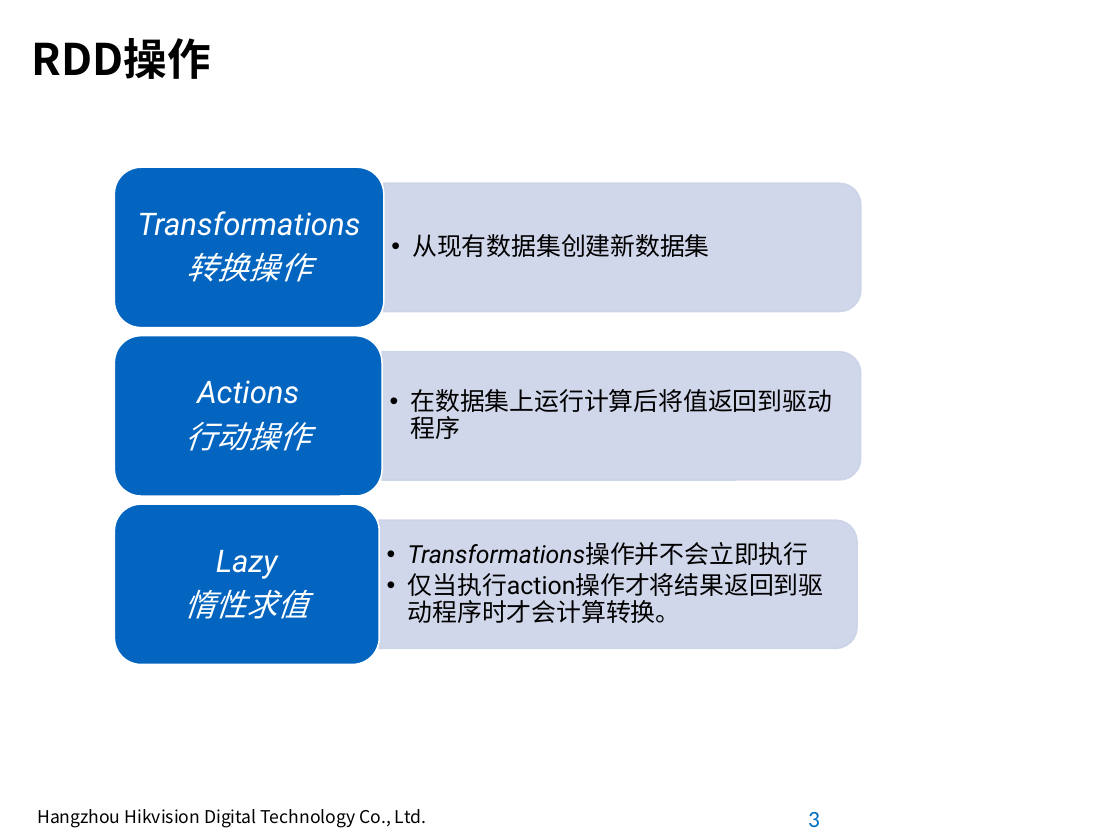
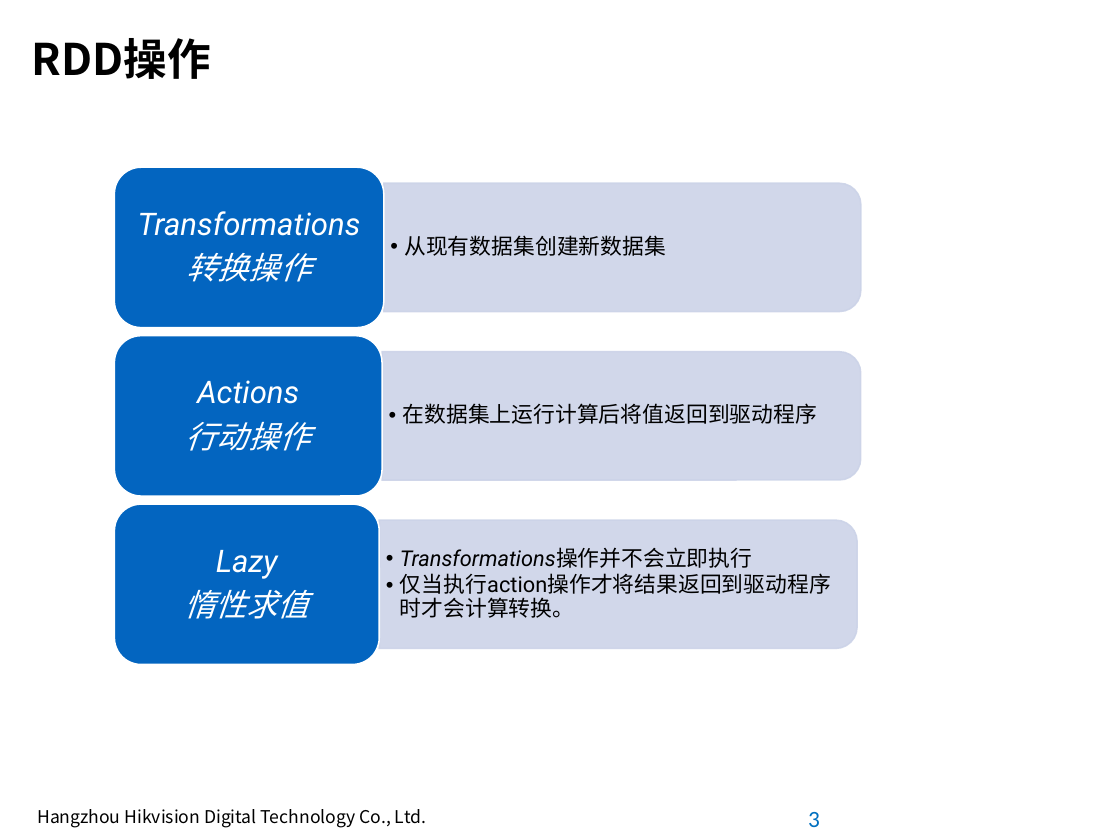
Before and after one commit to pcalpha/Learning, a slide deck: slide 3 of Scala/Spark常用算子.pptx. Drawn at 1120x840 pixels with LibreOffice and Linux fonts; fonts in the diff are those of the drawing; background and template pictures are left out. Boxes give left, top, right and bottom in pixels: in the first picture for what was removed or moved away, otherwise in the second. Text is boxed around its words. In the diff, an @@ line names an element or a change of style, - is before the commit and + after.

```diff
--- a/Scala/Spark常用算子.pptx
+++ b/Scala/Spark常用算子.pptx
@@ size 16 to 14 pt; indent changed in 3 elements at [404, 235, 666, 256], [403, 403, 817, 424], [400, 547, 831, 618] @@
```
Also in this commit, not shown: 8 other slides changed, 13 slides added, 8 slides removed.
